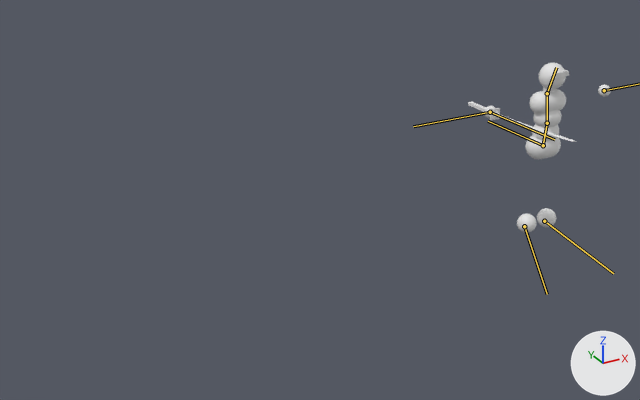
A saved change to the glTF model assets/models/simple_combat_char.glb.
Camera for both pictures: a 50 mm lens placed at (-5.95, -6.2, 3.97), pointed at (-2.53, 0.03, 0.85). The axes (+X, +Y, +Z) are drawn at lower right. The lights are the same throughout. The bones that change are drawn over the model as lines.

In view in the first picture: 'Body', 'Sword'.
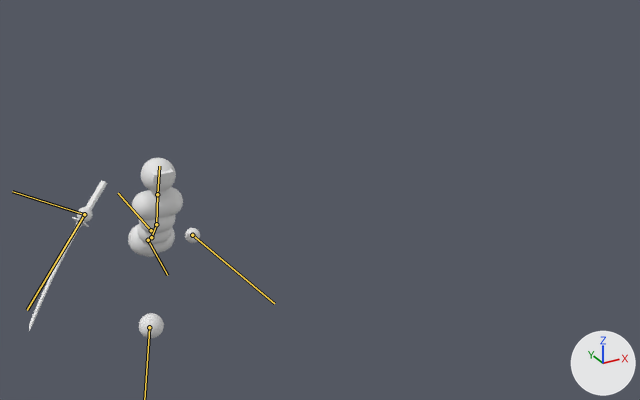
The newer file adds an action. The first version stands in its rest pose; the second is drawn at frame 13 of the action 'Running_strafe_east'.

Patch to the scene script:
```diff
--- a/assets/models/simple_combat_char.glb.py
+++ b/assets/models/simple_combat_char.glb.py
@@ bone_root_bone @@
 bone_root_bone = bpy.data.objects['Armature'].pose.bones['Root bone']
-bone_root_bone.location = (0.0, 0.0, 0.0)
+bone_root_bone.location = (-4.062, 0.0, 0.0)
@@ bone_lower_back @@
 bone_lower_back = bpy.data.objects['Armature'].pose.bones['Lower back']  # child of 'Root bone'
-bone_lower_back.location = (0.0, 0.0, 0.0)
-bone_lower_back.rotation_quaternion = (1.0, 0.0, 0.0, 0.0)  # degrees (0, 0, 0)
+bone_lower_back.location = (0.0, -0.061, -0.006)
+bone_lower_back.rotation_quaternion = (0.95, -0.313, 0.0, 0.0)  # degrees (-36, 0, 0)
@@ bone_upper_back @@
 bone_upper_back = bpy.data.objects['Armature'].pose.bones['Upper back']  # child of 'Lower back'
-bone_upper_back.rotation_quaternion = (1.0, 0.0, 0.0, 0.0)  # degrees (0, 0, 0)
+bone_upper_back.rotation_quaternion = (0.994, 0.11, 0.0, 0.0)  # degrees (13, 0, 0)
@@ bone_head @@
 bone_head = bpy.data.objects['Armature'].pose.bones['Head']  # child of 'Upper back'
-bone_head.rotation_quaternion = (1.0, 0.0, 0.0, 0.0)  # degrees (0, 0, 0)
+bone_head.rotation_quaternion = (0.986, 0.166, 0.0, 0.0)  # degrees (19, 0, 0)
@@ bone_hand_l @@
 bone_hand_l = bpy.data.objects['Armature'].pose.bones['Hand.L']  # child of 'Root bone'
-bone_hand_l.location = (0.0, 0.0, 0.0)
-bone_hand_l.rotation_quaternion = (1.0, 0.0, 0.0, 0.0)  # degrees (0, 0, 0)
+bone_hand_l.location = (-0.548, -0.412, -0.059)
+bone_hand_l.rotation_quaternion = (0.856, -0.436, 0.153, 0.234)  # degrees (-50, 28, 18)
@@ bone_foot_l @@
 bone_foot_l = bpy.data.objects['Armature'].pose.bones['Foot.L']  # child of 'Root bone'
-bone_foot_l.location = (0.0, 0.0, 0.0)
-bone_foot_l.rotation_quaternion = (1.0, 0.0, 0.0, 0.0)  # degrees (0, 0, 0)
+bone_foot_l.location = (0.219, -0.706, 0.244)
+bone_foot_l.rotation_quaternion = (0.639, 0.161, 0.269, 0.702)  # degrees (36, 7, 98)
@@ bone_hand_r @@
 bone_hand_r = bpy.data.objects['Armature'].pose.bones['Hand.R']  # child of 'Root bone'
-bone_hand_r.location = (0.0, 0.0, 0.0)
-bone_hand_r.rotation_quaternion = (1.0, 0.0, 0.0, 0.0)  # degrees (0, 0, 0)
+bone_hand_r.location = (-0.375, -0.3, -0.373)
+bone_hand_r.rotation_quaternion = (0.807, -0.484, -0.29, 0.175)  # degrees (-68, -17, 36)
@@ bone_foot_r @@
 bone_foot_r = bpy.data.objects['Armature'].pose.bones['Foot.R']  # child of 'Root bone'
-bone_foot_r.location = (0.0, 0.0, 0.0)
-bone_foot_r.rotation_quaternion = (1.0, 0.0, 0.0, 0.0)  # degrees (0, 0, 0)
+bone_foot_r.location = (-0.207, 0.145, -0.09)
+bone_foot_r.rotation_quaternion = (0.985, 0.036, -0.06, -0.156)  # degrees (5, -6, -18)
@@ bone_sword_attachment @@
 bone_sword_attachment = bpy.data.objects['Armature'].pose.bones['Sword attachment']  # child of 'Root bone'
-bone_sword_attachment.location = (0.0, 0.0, 0.0)
-bone_sword_attachment.rotation_quaternion = (1.0, 0.0, 0.0, 0.0)  # degrees (0, 0, 0)
+bone_sword_attachment.location = (0.3, -0.373, 0.375)
+bone_sword_attachment.rotation_quaternion = (0.807, 0.29, 0.175, 0.484)  # degrees (40, 0, 62)
```

Where the change shows, as pixel boxes (x1, y1, x2, y2) in the pictures (640 x 400 px):
'Body', posed: before (484, 63, 611, 233); after (77, 158, 200, 338)
'Sword', posed (28% narrower, 268% taller): before (468, 102, 577, 142); after (29, 181, 107, 331)
bone 'Root bone', root to tip: before (543, 145) to (488, 121); after (151, 230) to (118, 193)
bone 'Lower back', root to tip: before (543, 145) to (547, 123); after (151, 237) to (156, 224)
bone 'Upper back', root to tip: before (547, 123) to (547, 93); after (156, 224) to (157, 194)
bone 'Head', root to tip: before (547, 93) to (556, 67); after (157, 194) to (159, 166)
bone 'Foot.L', root to tip: before (544, 221) to (613, 273); after (148, 240) to (167, 275)
bone 'Hand.R', root to tip: before (490, 112) to (413, 126); after (84, 214) to (12, 191)
bone 'Sword attachment', root to tip: before (490, 112) to (554, 139); after (84, 214) to (27, 310)
